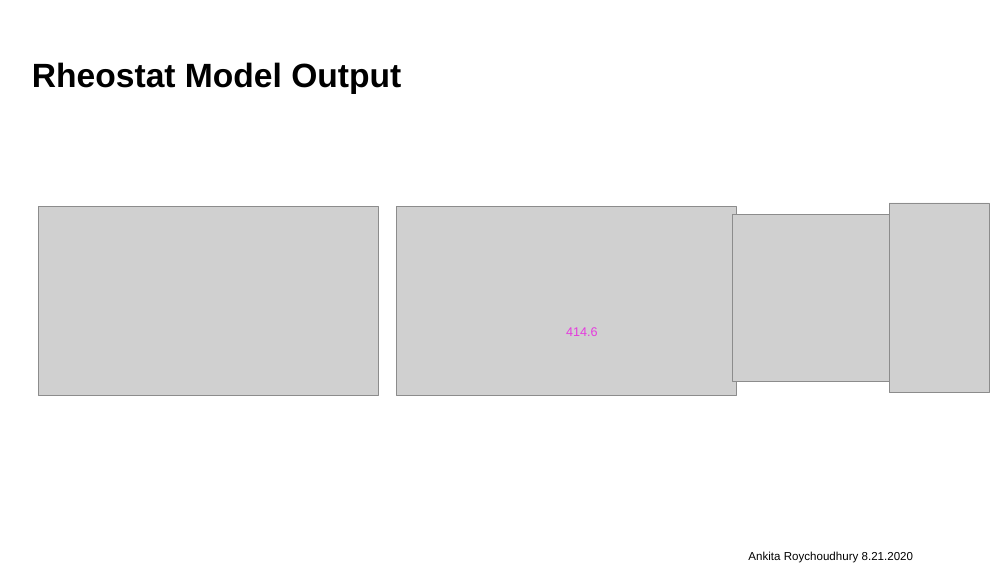
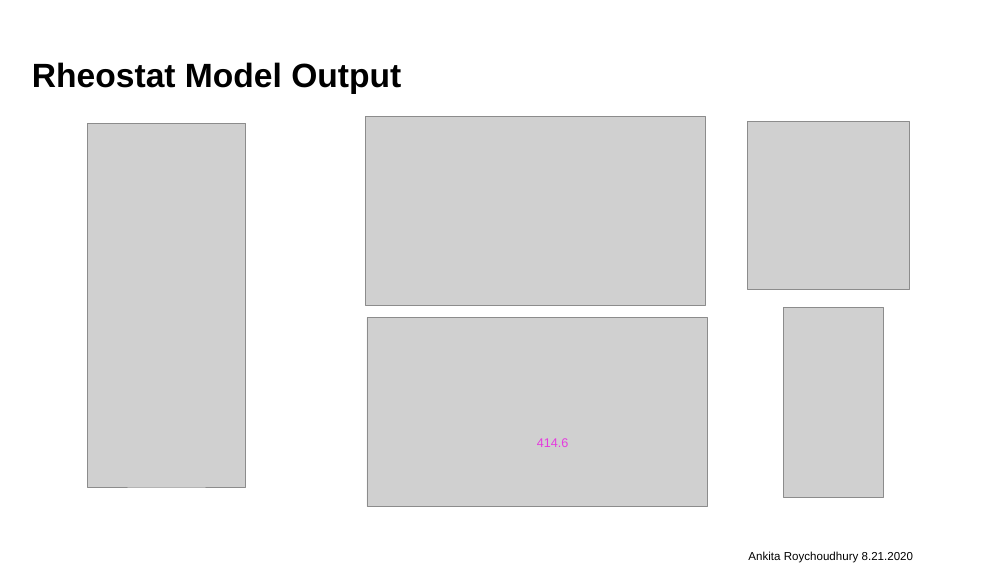
Before and after one commit to AnkitaRoychoudhury/ug_murray, a slide deck: slide 11 of miscellaneous/presentations/20200819_buildacell.pptx (slide 16 before the commit). Drawn at 1008x567 pixels with LibreOffice and Linux fonts; fonts in the diff are those of the drawing; grey boxes stand for pictures; background and template pictures are left out. Boxes give left, top, right and bottom in pixels: in the first picture for what was removed or moved away, otherwise in the second. Text is boxed around its words. In the diff, an @@ line names an element or a change of style, - is before the commit and + after.

```diff
--- a/miscellaneous/presentations/20200819_buildacell.pptx
+++ b/miscellaneous/presentations/20200819_buildacell.pptx
@@ picture: place and size @@
-picture at (38, 206, 378, 395)
+picture at (366, 116, 706, 306)
@@ picture added at (88, 123, 246, 487) @@
@@ picture: place and size @@
-picture at (733, 214, 895, 382)
+picture at (748, 122, 910, 290)
@@ picture: place and size @@
-picture at (396, 206, 737, 395)
+picture at (367, 318, 707, 507)
@@ picture: place and size @@
-picture at (889, 203, 990, 393)
+picture at (784, 307, 885, 497)
@@ text "414.6": place and size @@
-text "414.6" at (566, 327, 597, 336)
+text "414.6" at (537, 438, 568, 447)
```
Also in this commit, not shown: 6 other slides changed, 6 other files.
